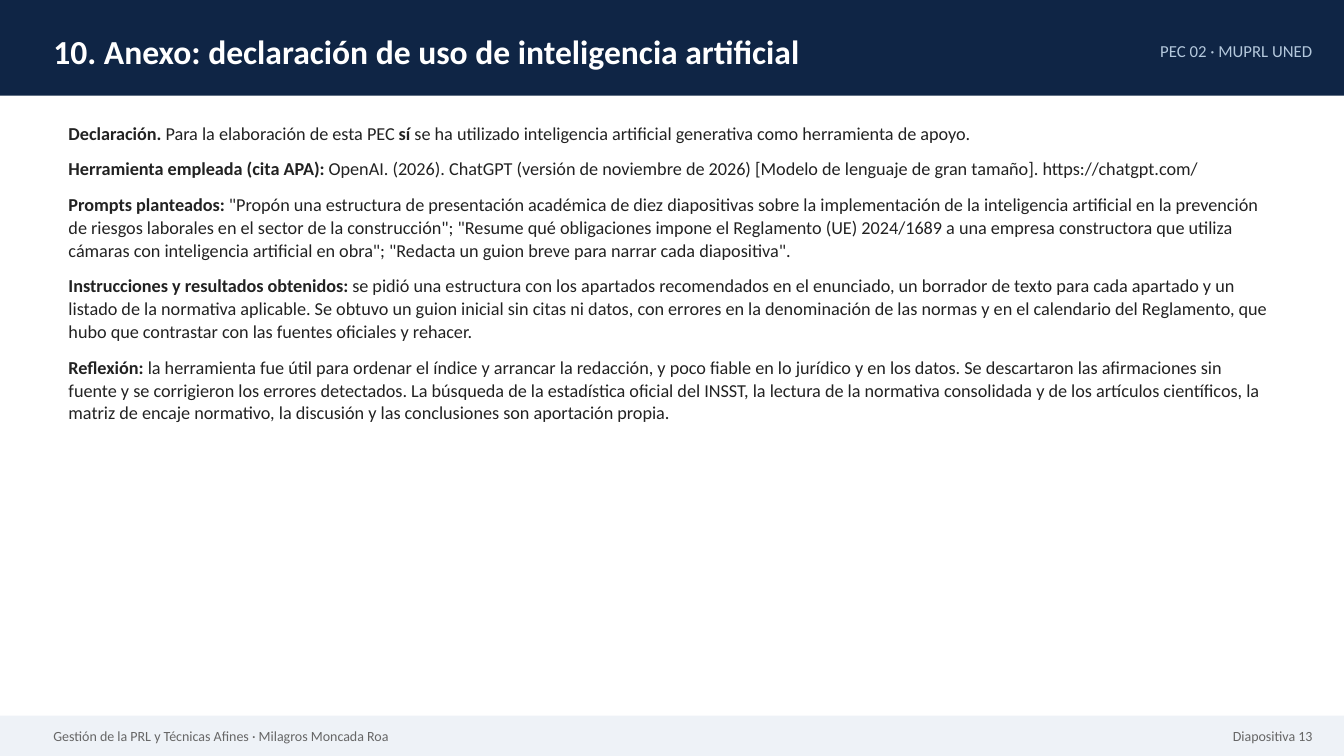
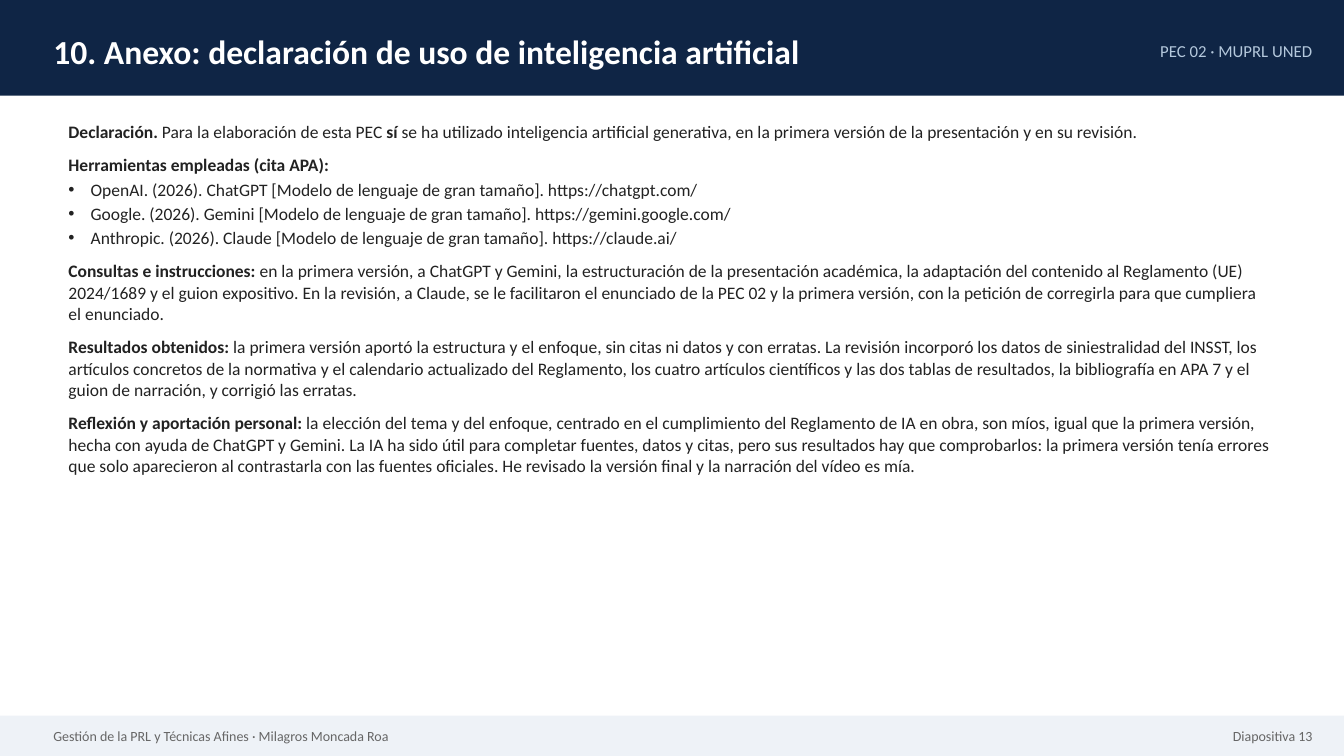
Before and after one commit to petnes/fj, a slide deck: slide 13 of PEC2_Gestion_PRL_Tecnicas_Afines/entrega/Moncada_Roa_Milagros_PEC02_IA_Construccion.pptx. Drawn at 1344x756 pixels with LibreOffice and Linux fonts; fonts in the diff are those of the drawing. Boxes give left, top, right and bottom in pixels: in the first picture for what was removed or moved away, otherwise in the second. Text is boxed around its words. In the diff, an @@ line names an element or a change of style, - is before the commit and + after.

```diff
--- a/PEC2_Gestion_PRL_Tecnicas_Afines/entrega/Moncada_Roa_Milagros_PEC02_IA_Construccion.pptx
+++ b/PEC2_Gestion_PRL_Tecnicas_Afines/entrega/Moncada_Roa_Milagros_PEC02_IA_Construccion.pptx
@@ text at (68,125,1269,475): text changed; size 13 to 12.5 pt @@
-Declaración. Para la elaboración de esta PEC sí se ha utilizado inteligencia artificial generativa como herramienta de apoyo.
-Herramienta empleada (cita APA): OpenAI. (2026). ChatGPT (versión de noviembre de 2026) [Modelo de lenguaje de gran tamaño]. https://chatgpt.com/
-Prompts planteados: "Propón una estructura de presentación académica de diez diapositivas sobre la implementación de la inteligencia artificial en la prevención de riesgos laborales en el sector de la construcción"; "Resume qué obligaciones impone el Reglamento (UE) 2024/1689 a una empresa constructora que utiliza cámaras con inteligencia artificial en obra"; "Redacta un guion breve para narrar cada diapositiva".
-Instrucciones y resultados obtenidos: se pidió una estructura con los apartados recomendados en el enunciado, un borrador de texto para cada apartado y un listado de la normativa aplicable. Se obtuvo un guion inicial sin citas ni datos, con errores en la denominación de las normas y en el calendario del Reglamento, que hubo que contrastar con las fuentes oficiales y rehacer.
-Reflexión: la herramienta fue útil para ordenar el índice y arrancar la redacción, y poco fiable en lo jurídico y en los datos. Se descartaron las afirmaciones sin fuente y se corrigieron los errores detectados. La búsqueda de la estadística oficial del INSST, la lectura de la normativa consolidada y de los artículos científicos, la matriz de encaje normativo, la discusión y las conclusiones son aportación propia.
+Declaración. Para la elaboración de esta PEC sí se ha utilizado inteligencia artificial generativa, en la primera versión de la presentación y en su revisión.
+Herramientas empleadas (cita APA):
+• OpenAI. (2026). ChatGPT [Modelo de lenguaje de gran tamaño]. https://chatgpt.com/
+• Google. (2026). Gemini [Modelo de lenguaje de gran tamaño]. https://gemini.google.com/
+• Anthropic. (2026). Claude [Modelo de lenguaje de gran tamaño]. https://claude.ai/
+Consultas e instrucciones: en la primera versión, a ChatGPT y Gemini, la estructuración de la presentación académica, la adaptación del contenido al Reglamento (UE) 2024/1689 y el guion expositivo. En la revisión, a Claude, se le facilitaron el enunciado de la PEC 02 y la primera versión, con la petición de corregirla para que cumpliera el enunciado.
+Resultados obtenidos: la primera versión aportó la estructura y el enfoque, sin citas ni datos y con erratas. La revisión incorporó los datos de siniestralidad del INSST, los artículos concretos de la normativa y el calendario actualizado del Reglamento, los cuatro artículos científicos y las dos tablas de resultados, la bibliografía en APA 7 y el guion de narración, y corrigió las erratas.
+Reflexión y aportación personal: la elección del tema y del enfoque, centrado en el cumplimiento del Reglamento de IA en obra, son míos, igual que la primera versión, hecha con ayuda de ChatGPT y Gemini. La IA ha sido útil para completar fuentes, datos y citas, pero sus resultados hay que comprobarlos: la primera versión tenía errores que solo aparecieron al contrastarla con las fuentes oficiales. He revisado la versión final y la narración del vídeo es mía.
```
Also in this commit, not shown: 13 other files.
